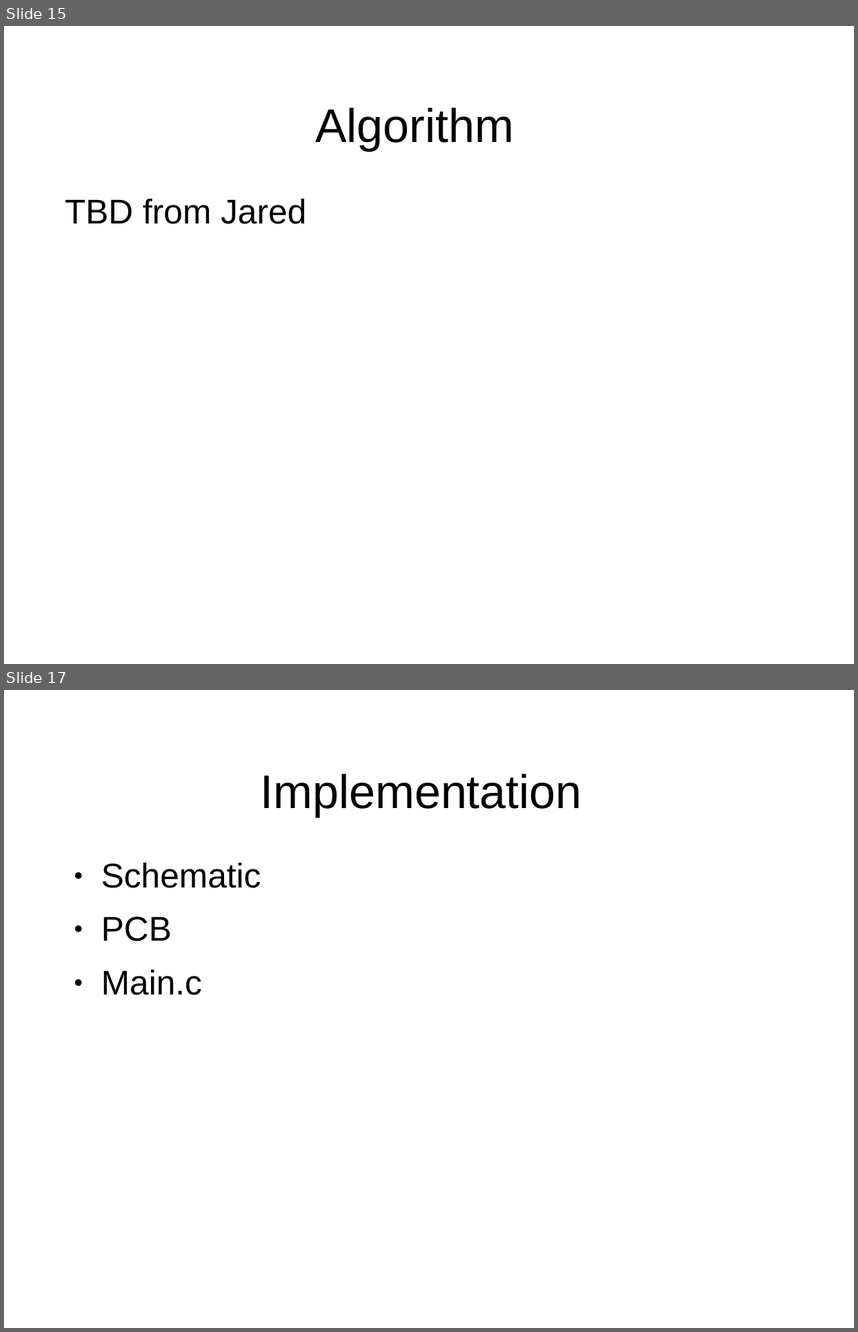
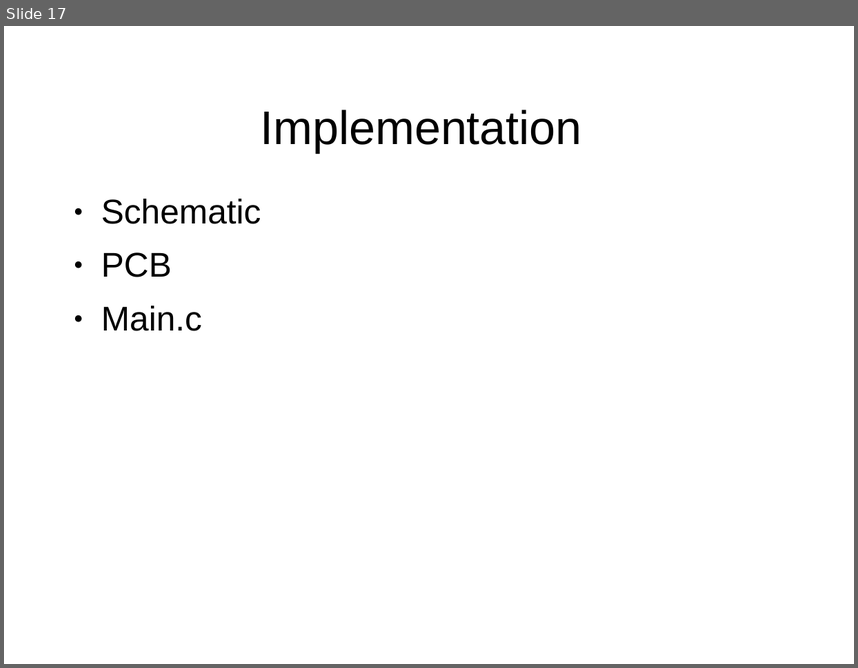
Before and after one commit to RC360Detector/RC360Detector, a slide deck: T08 - Presentation.ppt. Shown one above the other, each under a label of ours: slides 15 and 17 before the commit, slide 17 after it; the slides between them are not shown. The pictures are 858x1332 and 858x668 pixels, drawn with LibreOffice and Linux fonts; fonts in the diff are those of the drawing; background and template pictures are left out. Boxes give left, top, right and bottom in pixels: in the first picture for what was removed or moved away, otherwise in the second. Text is boxed around its words. In the diff, an @@ line names an element or a change of style, - is before the commit and + after.

```diff
--- a/T08 - Presentation.ppt
+++ b/T08 - Presentation.ppt
@@ slide 15 removed at [4,26,854,664], background picture (left out) @@
@@ title removed at [315,107,514,151] @@
-Algorithm
@@ text removed at [65,198,306,224] @@
-TBD from Jared
```
Also in this commit, not shown: 1 slide added, 1 other file.
